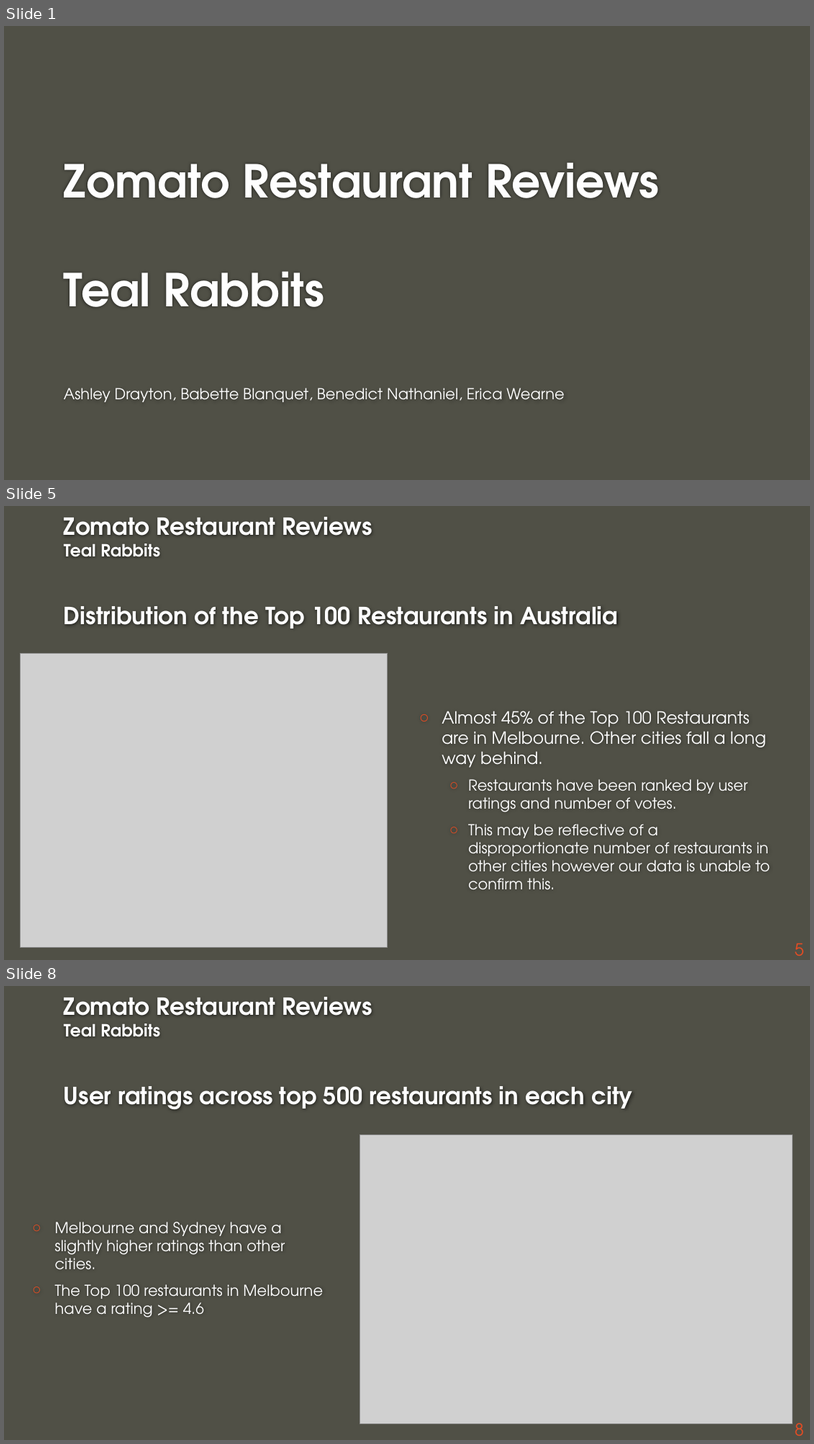
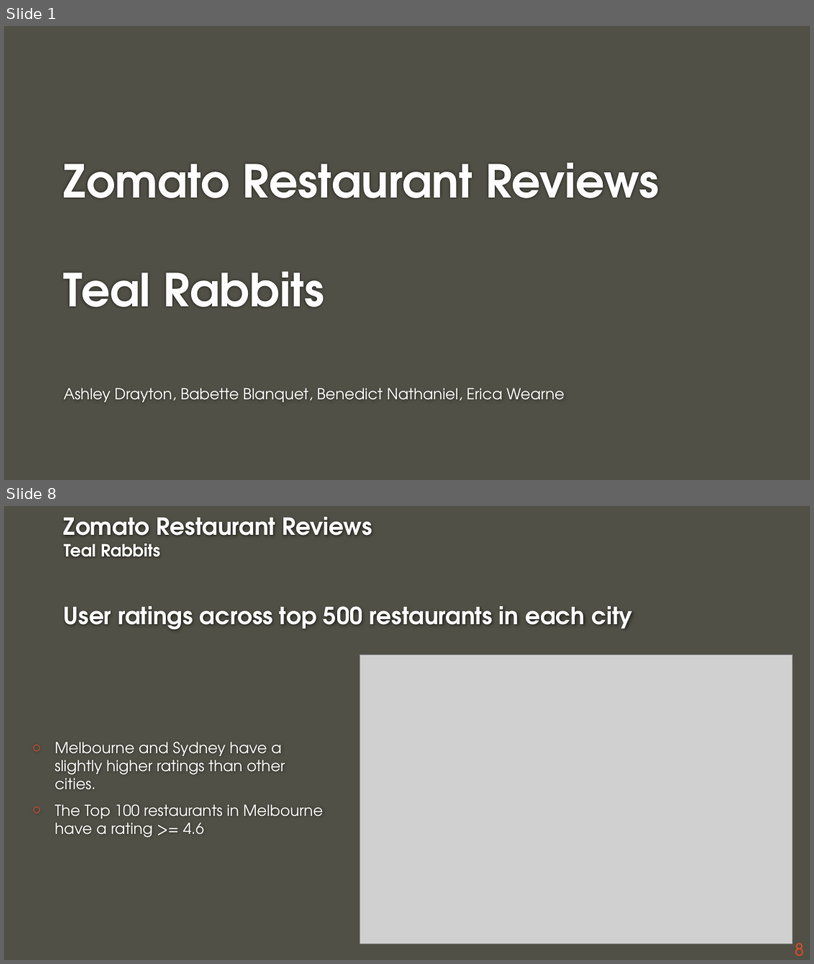
Before and after one commit to ashdrayton/Zomato-Restaurants-Reviews, a slide deck: Final notebooks/Zomato_Presentation_EW_20200712.pptx. Shown one above the other, each under a label of ours: slides 1, 5 and 8 before the commit, slides 1 and 8 after it; the slides between them are not shown. The pictures are 814x1444 and 814x964 pixels, drawn with LibreOffice and Linux fonts; fonts in the diff are those of the drawing; grey boxes stand for pictures; background and template pictures are left out. Boxes give left, top, right and bottom in pixels: in the first picture for what was removed or moved away, otherwise in the second. Text is boxed around its words. In the diff, an @@ line names an element or a change of style, - is before the commit and + after.

```diff
--- a/Final notebooks/Zomato_Presentation_EW_20200712.pptx
+++ b/Final notebooks/Zomato_Presentation_EW_20200712.pptx
@@ slide 5 removed at [4,506,810,960], background #505046 @@
@@ title removed at [64,517,618,628] @@
-Zomato Restaurant Reviews
-Teal Rabbits
-Distribution of the Top 100 Restaurants in Australia
@@ picture removed at [21,653,388,947] @@
@@ text removed at [442,710,770,889] @@
-○ Almost 45% of the Top 100 Restaurants are in Melbourne. Other cities fall a long way behind.
-  ○ Restaurants have been ranked by user ratings and number of votes.
-  ○ This may be reflective of a disproportionate number of restaurants in other cities however our data is unable to confirm this.
@@ page number removed at [795,943,805,955] @@
-5
```
Also in this commit, not shown: 7 slides changed, 4 slides added, 2 other slides removed, 5 other files.
